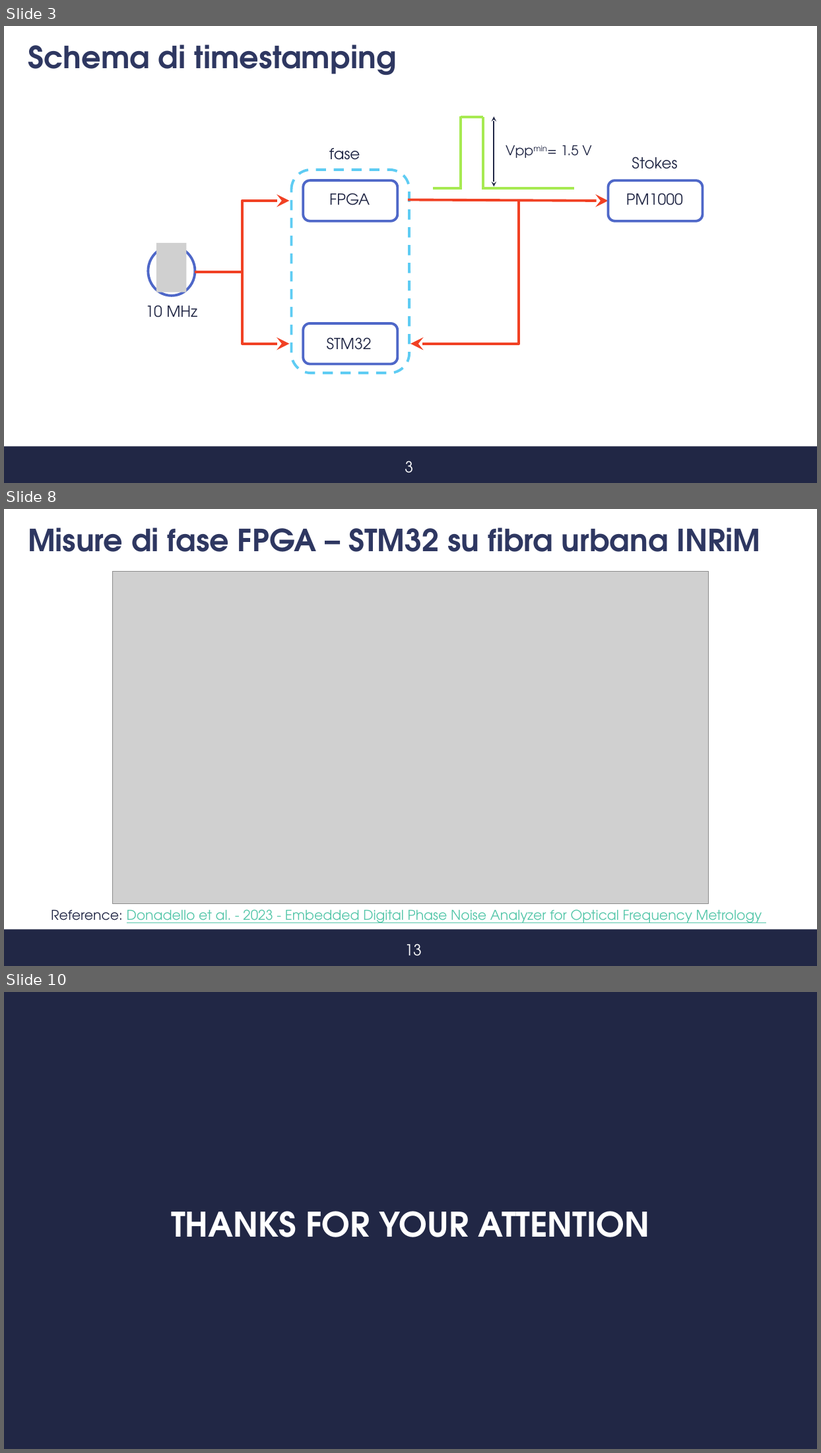
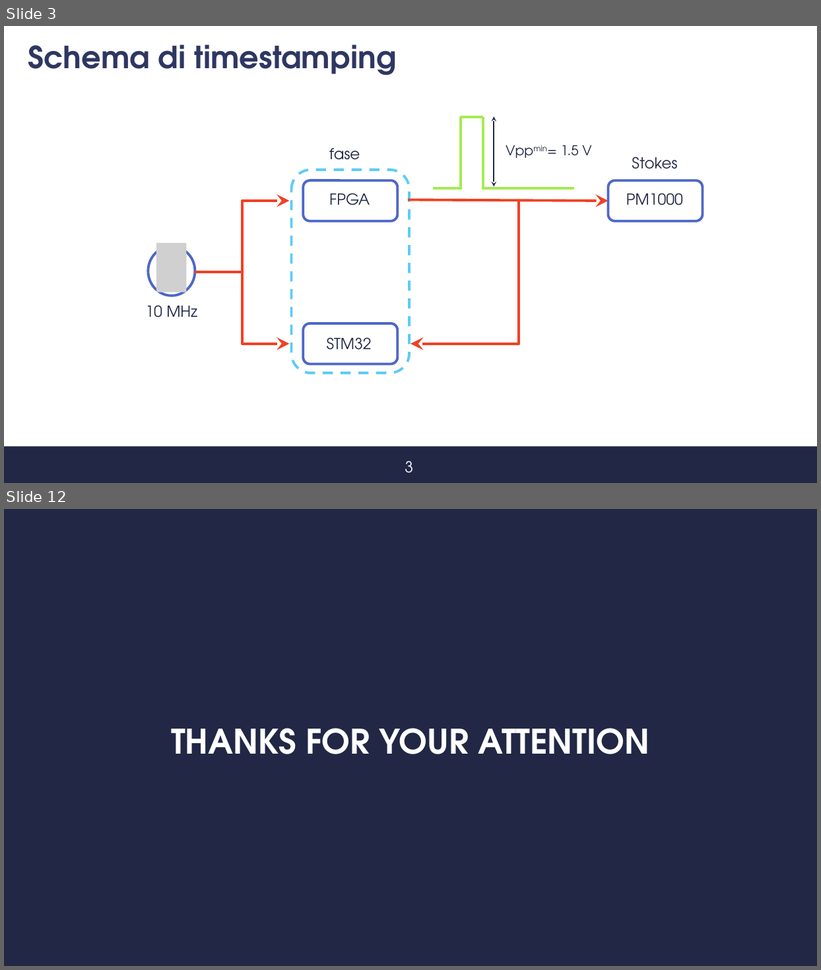
Before and after one commit to s347960/Presentazione, a slide deck: Presentazione_07_09.pptx. Shown one above the other, each under a label of ours: slides 3, 8 and 10 before the commit, slides 3 and 12 after it; the slides between them are not shown. The pictures are 821x1453 and 821x970 pixels, drawn with LibreOffice and Linux fonts; fonts in the diff are those of the drawing; grey boxes stand for pictures; background and template pictures are left out. Boxes give left, top, right and bottom in pixels: in the first picture for what was removed or moved away, otherwise in the second. Text is boxed around its words. In the diff, an @@ line names an element or a change of style, - is before the commit and + after.

```diff
--- a/Presentazione_07_09.pptx
+++ b/Presentazione_07_09.pptx
@@ slide 8 removed at [4,509,817,966], background #FFFFFF; not listed: 1 template element that a slide beside it also shows @@
@@ title removed at [28,527,760,552] @@
-Misure di fase FPGA – STM32 su fibra urbana INRiM
@@ picture removed at [113,571,708,904] @@
@@ text removed at [51,910,762,923] @@
-Reference: Donadello et al. - 2023 - Embedded Digital Phase Noise Analyzer for Optical Frequency Metrology
@@ text removed at [405,944,422,956] @@
-13
@@ what was slide 10 is now slide 12 @@
```
Also in this commit, not shown: 8 slides added, 5 other slides removed, 1 other file.
